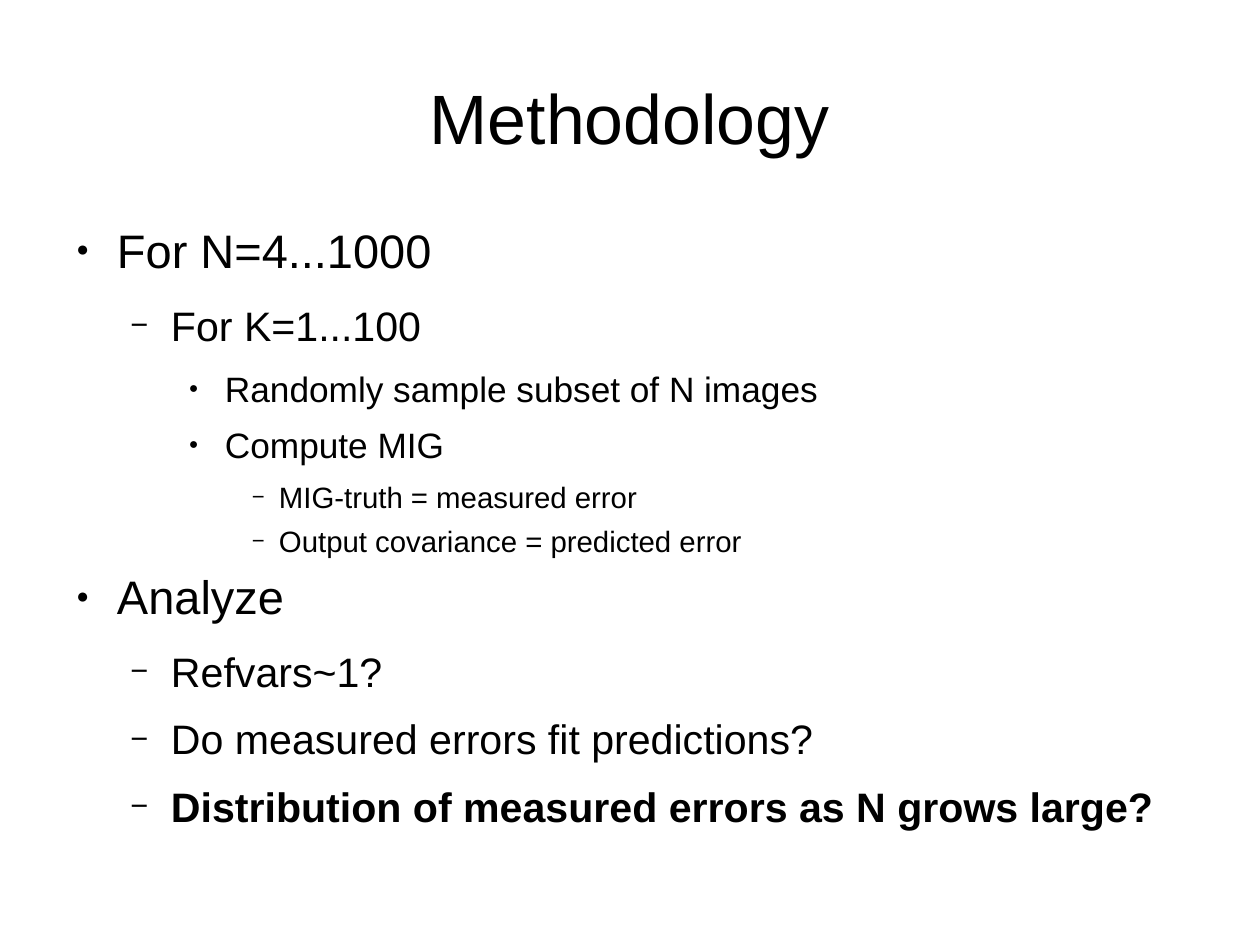
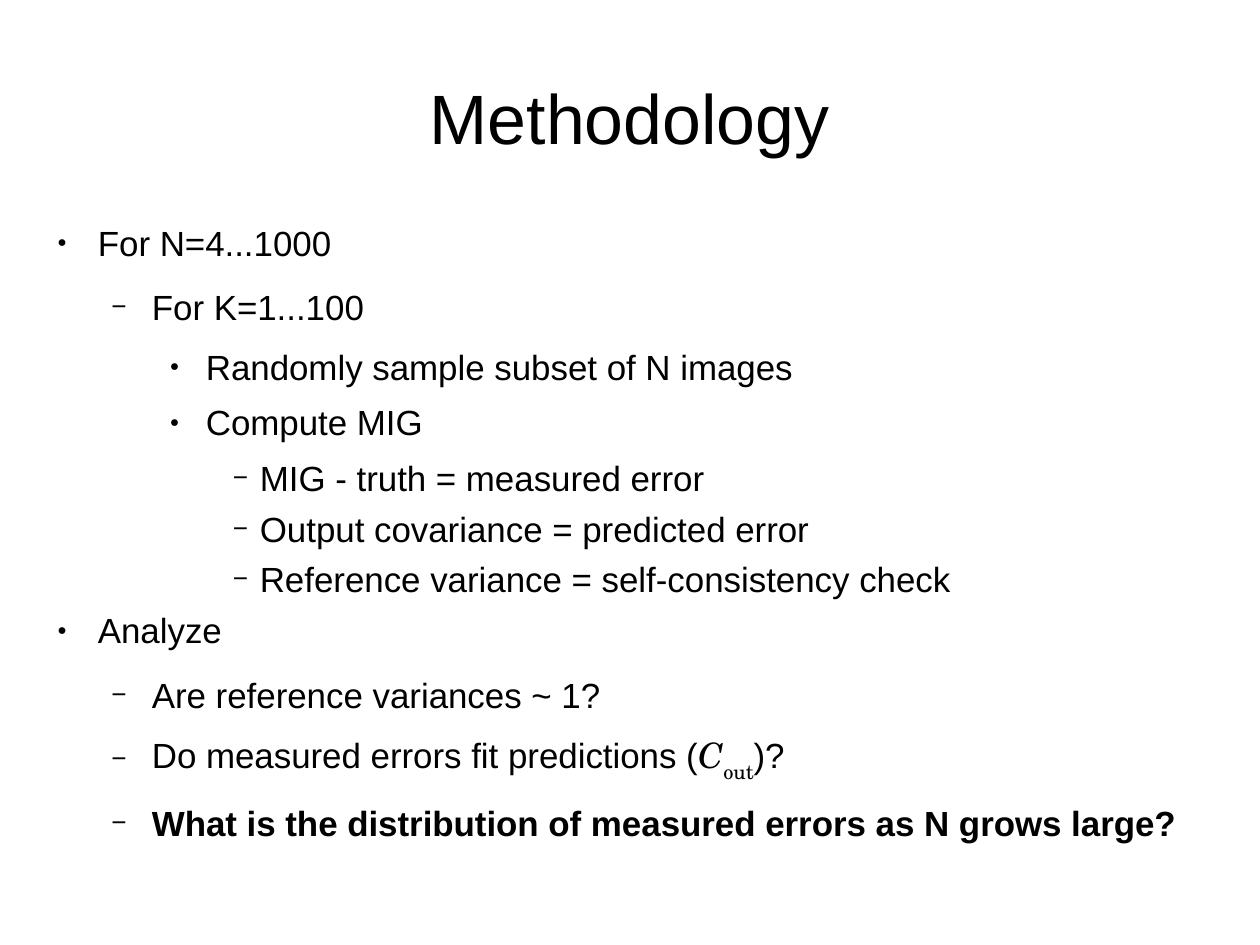
Before and after one commit to sethmerickel/Multi-Image-Geopositioning, a slide deck: slide 39 of papers/fresno2017.odp (slide 23 before the commit). Drawn at 1260x945 pixels with LibreOffice and Linux fonts; fonts in the diff are those of the drawing. Boxes give left, top, right and bottom in pixels: in the first picture for what was removed or moved away, otherwise in the second. Text is boxed around its words. In the diff, an @@ line names an element or a change of style, - is before the commit and + after.

```diff
--- a/papers/fresno2017.odp
+++ b/papers/fresno2017.odp
@@ text "For N=4...1000": place and size @@
-text "For N=4...1000" at (117,235,1153,830)
+text "For N=4...1000" at (98,231,1176,843)
@@ text at (98,231,809,650): size 29.6 to 22 pt in "For N=4...1000", "Analyze"; size 25.9 to 22 pt in "For K=1...100"; size 22.2 to 22 pt in "Randomly sample subset of N images", "Compute MIG"; size 18.5 to 22 pt in "Output covariance = predicted error" @@
@@ text at (260,465,705,492): text changed; size 18.5 to 22 pt @@
-      − MIG-truth = measured error
+      − MIG - truth = measured error
@@ text at (260,566,950,599): paragraph added @@
+      − Reference variance = self-consistency check
@@ text at (152,682,1176,843): text changed; size 25.9 to 22 pt; bold off @@
-  − Refvars~1?
-  − Do measured errors fit predictions?
-  − Distribution of measured errors as N grows large?
+  − Are reference variances ~ 1?
+  − Do measured errors fit predictions (Cout)?
+  − What is the distribution of measured errors as N grows large?
```
Also in this commit, not shown: 16 other slides changed, 17 slides added, 1 slide removed, 2 other files.
